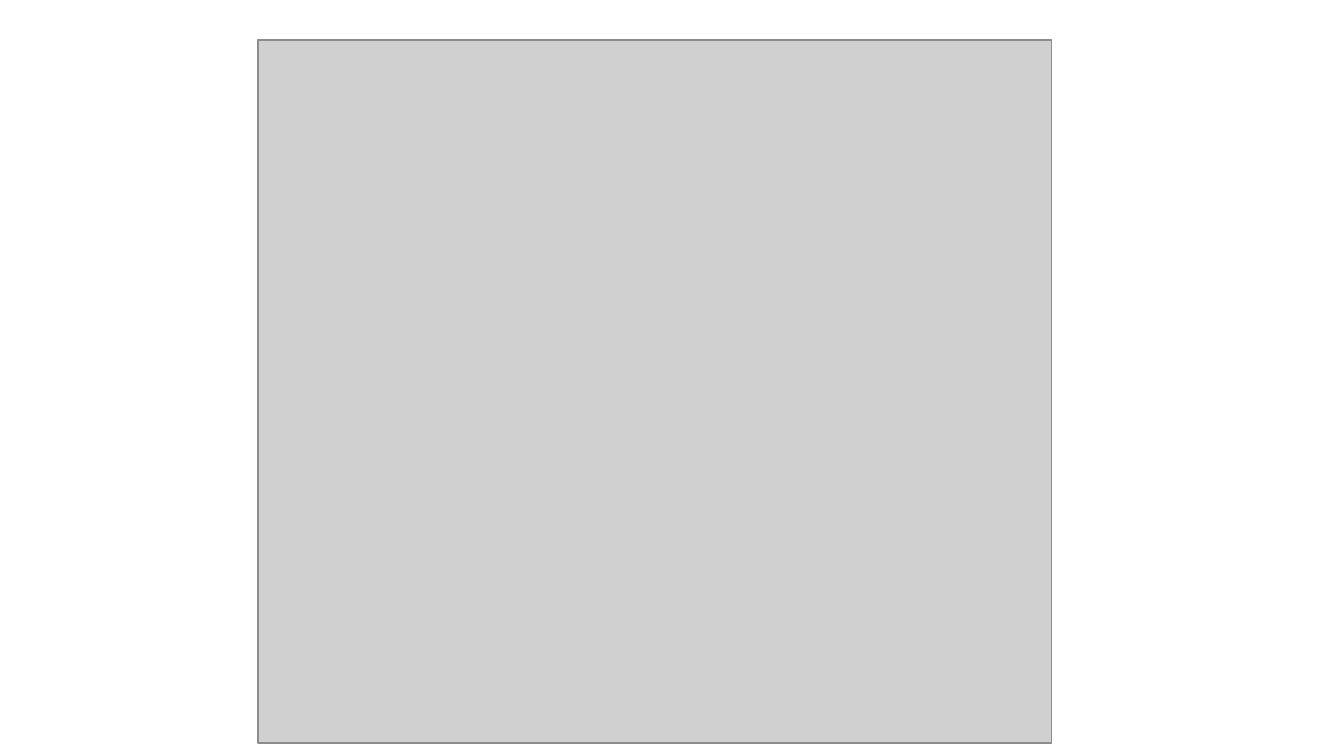
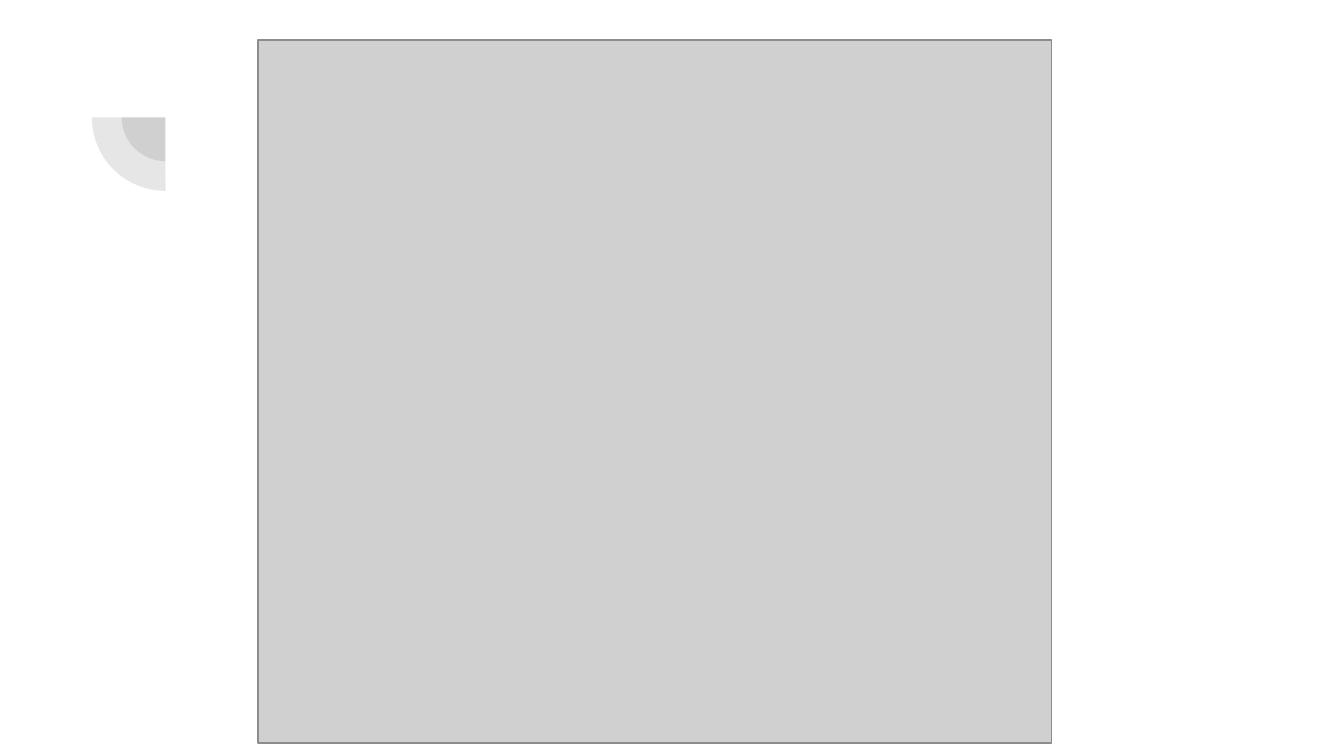
Before and after one commit to Mark692/ECC-Java, a slide deck: slide 33 of ECMQV.pptx. Drawn at 1344x756 pixels with LibreOffice and Linux fonts; fonts in the diff are those of the drawing; grey boxes stand for pictures. Boxes give left, top, right and bottom in pixels: in the first picture for what was removed or moved away, otherwise in the second. Text is boxed around its words. In the diff, an @@ line names an element or a change of style, - is before the commit and + after.

```diff
--- a/ECMQV.pptx
+++ b/ECMQV.pptx
@@ pie slice (boxed as its full ellipse) added at box(91, 44, 238, 191), fill #424242 at 13% opacity @@
@@ pie slice (boxed as its full ellipse) added at box(122, 74, 210, 161), fill #424242 at 13% opacity @@
```
Also in this commit, not shown: 4 other slides changed.
